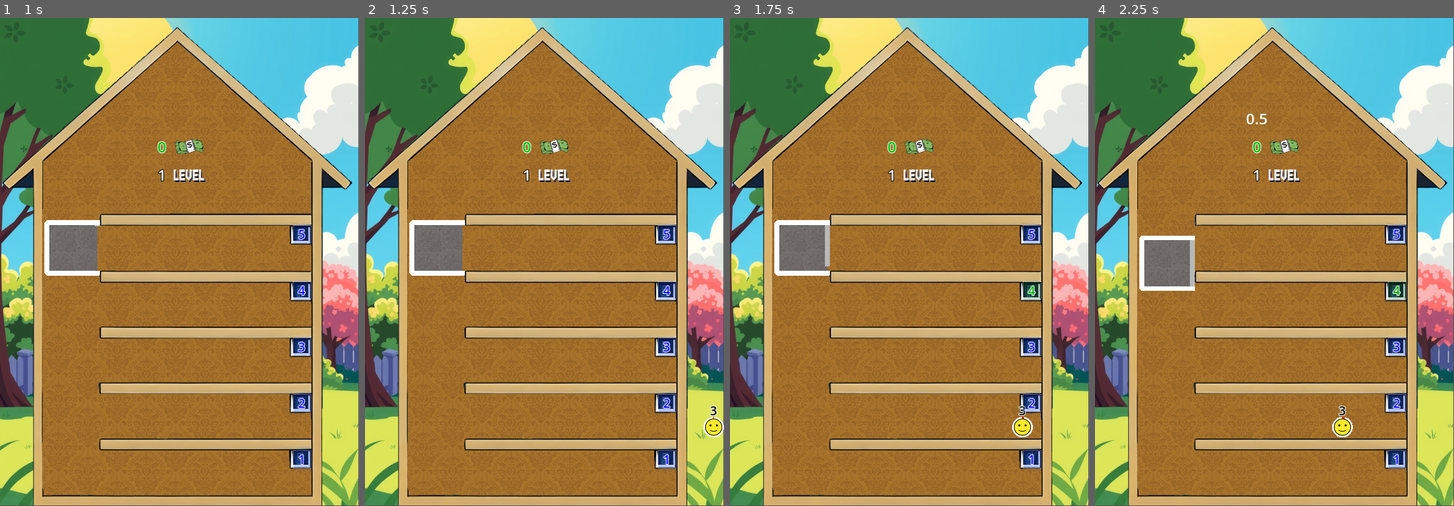
Above: before the commit, frames 1-4 (left to right).
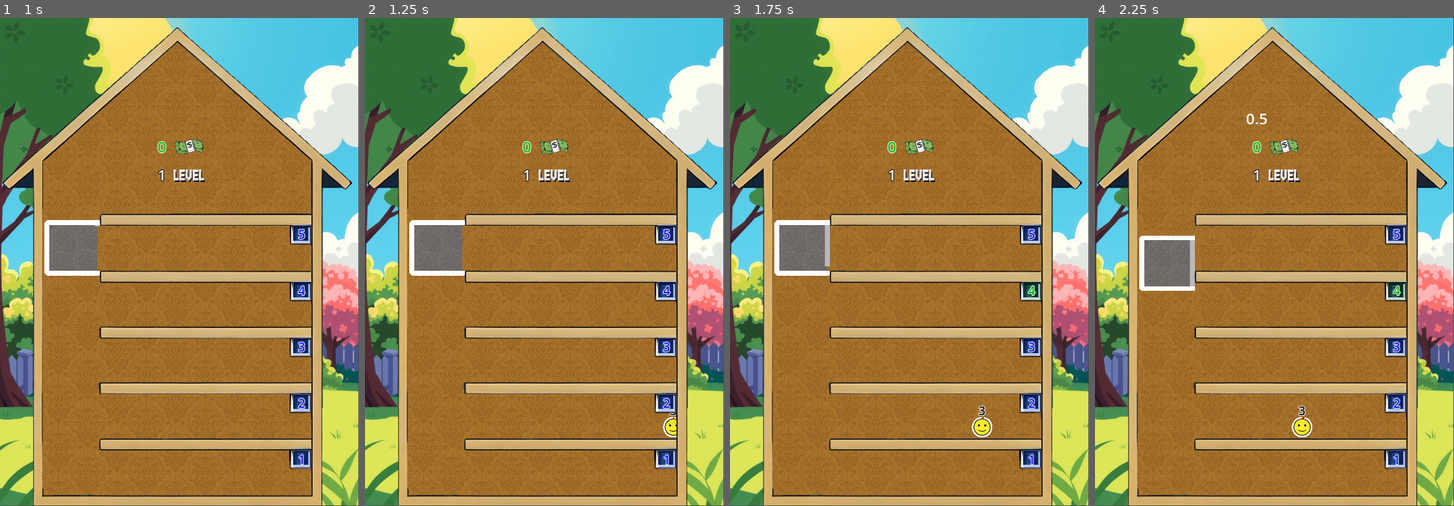
Above: after the commit, the same moments.

Repository: gilad905/elevator-boy
Game: Godot game, scene res://scenes/main.tscn
Two runs of this game, one before a commit and one after it. Both use one fixed random seed, a clock stepped at 60 frames per second and the inputs below.
Inputs:
- Up to frame 1 (1 s): tap Enter at 0.5 s; hold Up (elevator_move_up) from 0.53 s (still down); tap Space (door_toggle) at 0.6 s
- Up to frame 2 (1.25 s): keep holding Up (elevator_move_up)
- Up to frame 3 (1.75 s): release Up (elevator_move_up) at 1.28 s; hold Down (elevator_move_down) from 1.28 s (still down); tap Space (door_toggle) at 1.35 s
- Up to frame 4 (2.25 s): release Down (elevator_move_down) at 2.03 s; hold Up (elevator_move_up) from 2.03 s (still down); hold A (time_scale_decrease) from 2.03 s (still down)

Frame 1 is identical in both runs. In frame 2, 0.4% of the frame differs, in the area x 82-100%, y 79-86%; in frame 3, 0.5%; in frame 4, 0.5%, in the area x 54-72%, y 79-86%.

Commit message:
patience_ended angry; level min wait_time

Diff:
--- a/scenes/floor.tscn
+++ b/scenes/floor.tscn
@@ -21,6 +21,7 @@
 position = Vector2(0, 13)
 
 [node name="FloorNum" type="Label" parent="."]
+z_index = 1
 offset_left = 204.0
 offset_top = 13.0
 offset_right = 223.0
--- a/scenes/main.tscn
+++ b/scenes/main.tscn
@@ -13,9 +13,6 @@
 [ext_resource type="Texture2D" uid="uid://s3d8mxmwaxio" path="res://assets/level.png" id="11_pd4if"]
 
 [sub_resource type="GDScript" id="GDScript_pim70"]
-
-[sub_resource type="RectangleShape2D" id="RectangleShape2D_a8ijt"]
-size = Vector2(58, 58)
 
 [node name="Main" type="Node2D"]
 position = Vector2(0, 6)
@@ -67,19 +64,6 @@
 [node name="Persons" type="Node2D" parent="Elevator"]
 metadata/_edit_lock_ = true
 
-[node name="TouchScreenButton" type="TouchScreenButton" parent="Elevator"]
-position = Vector2(27, 27)
-shape = SubResource("RectangleShape2D_a8ijt")
-shape_visible = false
-action = "door_toggle"
-metadata/_edit_lock_ = true
-
-[node name="Building" type="Sprite2D" parent="."]
-position = Vector2(188, 229)
-scale = Vector2(0.467241, 0.467241)
-texture = ExtResource("2_3cdlf")
-metadata/_edit_lock_ = true
-
 [node name="Floors" type="Node2D" parent="."]
 position = Vector2(109, 202)
 script = ExtResource("2_pfc4s")
@@ -100,6 +84,12 @@
 position = Vector2(0, 60)
 
 [node name="Floor_5" parent="Floors" instance=ExtResource("1_ec1if")]
+
+[node name="Building" type="Sprite2D" parent="."]
+position = Vector2(188, 229)
+scale = Vector2(0.467241, 0.467241)
+texture = ExtResource("2_3cdlf")
+metadata/_edit_lock_ = true
 
 [node name="Persons" type="Node" parent="."]
 script = ExtResource("3_ag5il")
--- a/scenes/person.tscn
+++ b/scenes/person.tscn
@@ -6,7 +6,8 @@
 [ext_resource type="Texture2D" uid="uid://d3nwxoaqa8m7h" path="res://assets/emojis/angry_3.png" id="4_mgaqt"]
 [ext_resource type="Texture2D" uid="uid://vr7d0jyby2tx" path="res://assets/emojis/happy.png" id="5_23j7k"]
 [ext_resource type="Texture2D" uid="uid://cy4u6vra65nxn" path="res://assets/emojis/smile.png" id="6_duemu"]
-[ext_resource type="Texture2D" uid="uid://mgomju83h806" path="res://assets/check-mark.png" id="7_3amgx"]
+[ext_resource type="Texture2D" uid="uid://3nbx08en8tpy" path="res://assets/v.png" id="7_o2g33"]
+[ext_resource type="Texture2D" uid="uid://b3vhrevtalked" path="res://assets/x.png" id="8_ywlb3"]
 
 [sub_resource type="SpriteFrames" id="SpriteFrames_dj0us"]
 animations = [{
@@ -51,6 +52,25 @@
 "speed": 5.0
 }]
 
+[sub_resource type="SpriteFrames" id="SpriteFrames_exuhr"]
+animations = [{
+"frames": [{
+"duration": 1.0,
+"texture": ExtResource("7_o2g33")
+}],
+"loop": true,
+"name": &"v",
+"speed": 5.0
+}, {
+"frames": [{
+"duration": 1.0,
+"texture": ExtResource("8_ywlb3")
+}],
+"loop": true,
+"name": &"x",
+"speed": 5.0
+}]
+
 [node name="Person" type="Area2D"]
 monitoring = false
 monitorable = false
@@ -79,9 +99,10 @@
 centered = false
 metadata/_edit_lock_ = true
 
-[node name="Checkmark" type="Sprite2D" parent="."]
+[node name="Checkmark" type="AnimatedSprite2D" parent="."]
 visible = false
 position = Vector2(10, -8)
 scale = Vector2(0.20979, 0.20979)
-texture = ExtResource("7_3amgx")
+sprite_frames = SubResource("SpriteFrames_exuhr")
+animation = &"v"
 metadata/_edit_lock_ = true
--- a/scripts/elevator.gd
+++ b/scripts/elevator.gd
@@ -21,7 +21,10 @@
 	persons_offset = Vector2.ONE * ($Frame.width / 2 - Global.person_radius)
 
 func go_to_floor(floor_num: int) -> void:
-	if is_moving or floor_num == current_floor_num:
+	if is_moving:
+		return
+	if floor_num == current_floor_num:
+		$Door.toggle_state()
 		return
 
 	assert(is_floor_in_bounds(floor_num), "Target floor is out of bounds")
@@ -59,21 +62,14 @@
 	return _position
 
 func remove_persons_in_dest() -> void:
-	var was_removed: bool = false
-	var person_reached_tween
+	var reached_tween: Tween = null
 	for person in $Persons.get_children():
 		if person.dest == current_floor_num:
-			was_removed = true
-			if person.is_patience_ended:
-				get_node("/root/Main/HUD").increment_money(false)
-				$Persons.remove_child(person)
-			else:
-				person_reached_tween = person.show_reached_dest()
-				get_node("/root/Main/HUD").increment_money(true)
-			# person.reparent(get_node("/root/Main/Persons"))
-	if was_removed:
-		if person_reached_tween:
-			await person_reached_tween.finished
+			var is_happy = not person.is_patience_ended
+			reached_tween = person.show_patience_ended(is_happy)
+			get_node("/root/Main/HUD").increment_money(is_happy)
+	if reached_tween:
+		await reached_tween.finished
 		update_person_positions()
 
 func is_floor_in_bounds(floor_num: int) -> bool:
--- a/scripts/floor.gd
+++ b/scripts/floor.gd
@@ -7,6 +7,7 @@
 var pressed_forground: Color
 var unpressed_stylebox: StyleBoxTexture
 var pressed_stylebox: StyleBoxTexture
+var right_edge: int
 const person_y: int = 25
 
 func _ready() -> void:
@@ -18,12 +19,15 @@
 	pressed_forground = floors.pressed_forground
 	unpressed_stylebox = $FloorNum.get_theme_stylebox("normal")
 	pressed_stylebox = preload("res://resources/floor_num_pressed.tres")
+	right_edge = $TouchScreenButton.position.x
+	right_edge += $TouchScreenButton.shape.size.x / 2
+	right_edge += Global.person_radius * 2
 	$FloorNum.text = str(get_index() + 1)
 
 func add_person(person) -> void:
 	assert(has_room(), name + " is full")
 	$Persons.add_child(person)
-	person.position = Vector2($TouchScreenButton.shape.size.x, person_y)
+	person.position = Vector2(right_edge, person_y)
 	super(person)
 
 func get_person_position(i: int) -> Vector2:
@@ -47,8 +51,7 @@
 	$FloorNum.add_theme_stylebox_override("normal", stylebox)
 
 func _on_person_patience_ended(person: Node2D) -> void:
-	$Persons.remove_child(person)
-	person.queue_free()
+	await person.show_patience_ended(false).finished
 	update_person_positions()
 	get_node("/root/Main/HUD").increment_money(false)
 
--- a/scripts/main.gd
+++ b/scripts/main.gd
@@ -64,4 +64,6 @@
 func _on_level_up_timer_timeout() -> void:
 	current_level += 1
 	$HUD/Level.text = str(current_level)
-	$Persons/PersonsTimer.wait_time -= person_timer_level_decrease_sec
+	var wait_time = $Persons/PersonsTimer.wait_time
+	wait_time = clamp(wait_time - person_timer_level_decrease_sec, 1.0, INF)
+	$Persons/PersonsTimer.wait_time = wait_time
--- a/scripts/person.gd
+++ b/scripts/person.gd
@@ -60,8 +60,12 @@
 	dest = _dest
 	$Label.text = str(_dest)
 
-func show_reached_dest():
-	$Face.play("happy")
+func show_patience_ended(is_happy: bool):
+	var face_animation = "happy" if is_happy else "angry_3"
+	var mark_animation = "v" if is_happy else "x"
+
+	$Face.play(face_animation)
+	$Checkmark.play(mark_animation)
 	$Label.hide()
 	$Checkmark.show()
 	var new_scale = $Checkmark.scale.x * 2
@@ -70,5 +74,6 @@
 	tween.tween_property(self, "modulate:a", 0, timeout_reached_duration)
 	for type in ["x", "y"]:
 		tween.tween_property($Checkmark, "scale:" + type, new_scale, timeout_reached_duration)
+	tween.finished.connect(get_parent().remove_child.bind(self))
 	tween.finished.connect(queue_free)
 	return tween
Renamed: assets/check-mark.png -> assets/v.png
Not shown, added: assets/v.png.import
Binary file added: assets/x.png
Not shown, added: assets/x.png.import
Not shown: 1 places in scenes/main.tscn that only renumber resources
Not shown: 1 places in scenes/person.tscn that only renumber resources
